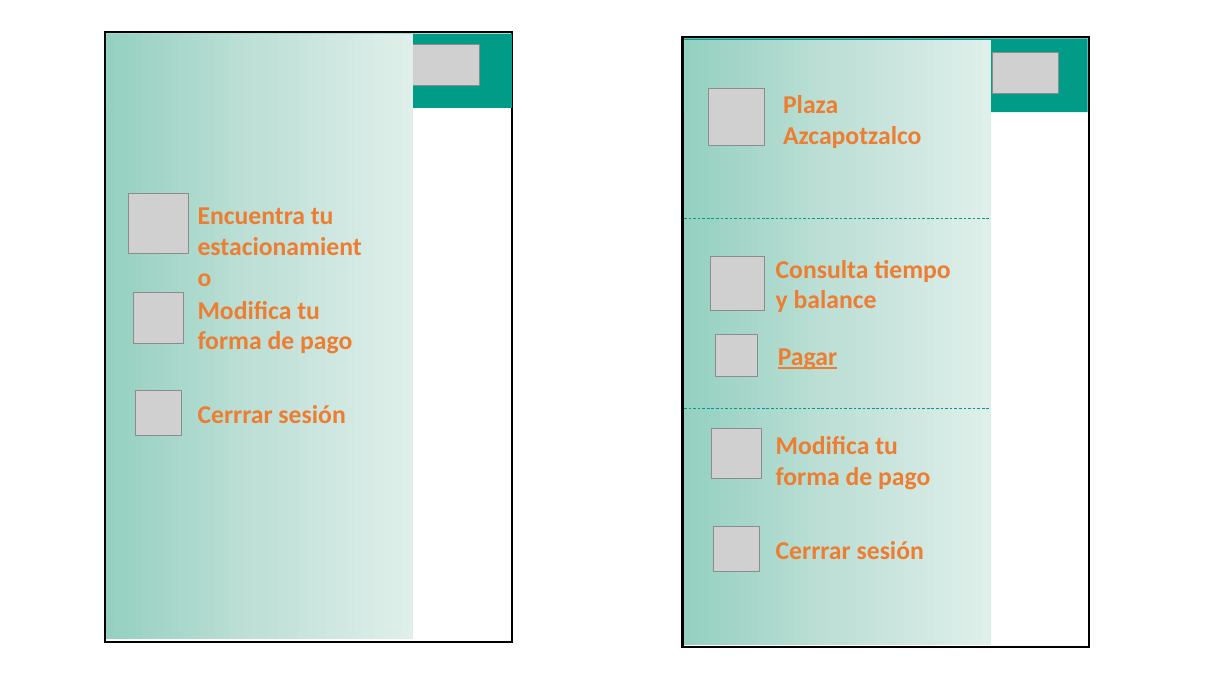
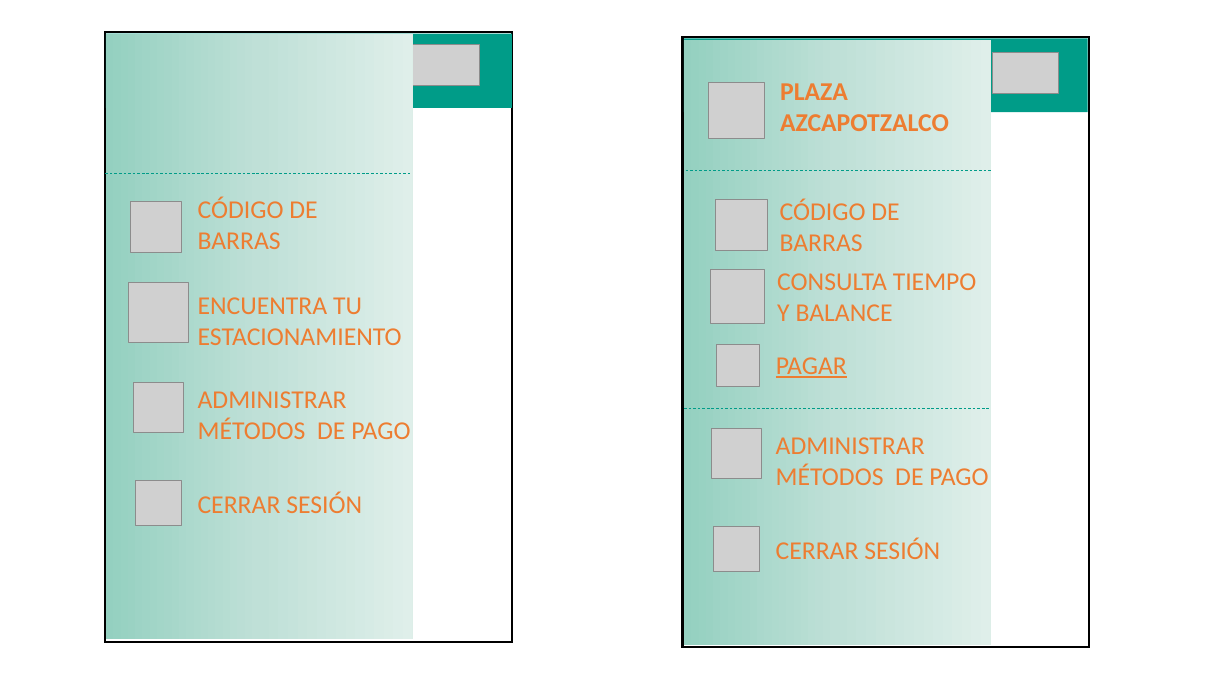
Before and after one commit to ajbeem/iotserver, a slide deck: slide 11 of documentation/MapaNavegacion.pptm (slide 9 before the commit). Drawn at 1232x693 pixels with LibreOffice and Linux fonts; fonts in the diff are those of the drawing; grey boxes stand for pictures. Boxes give left, top, right and bottom in pixels: in the first picture for what was removed or moved away, otherwise in the second. Text is boxed around its words. In the diff, an @@ line names an element or a change of style, - is before the commit and + after.

```diff
--- a/documentation/MapaNavegacion.pptm
+++ b/documentation/MapaNavegacion.pptm
@@ picture: place and size @@
-picture at [708,89,764,145]
+picture at [708,82,764,139]
@@ rectangle removed at [715,85,755,91] @@
@@ text at [780,83,949,131]: text changed @@
-Plaza Azcapotzalco
+PLAZA AZCAPOTZALCO
@@ line added from (105, 173) to (412, 173), #009C88 0.5 pt dashed @@
@@ line moved from (684, 218) - (991, 218) to (686, 170) - (993, 170) @@
@@ picture added at [130,201,181,252] @@
@@ text added at [198,197,317,249], 20 pt, text #ED7D31 @@
+CÓDIGO DE BARRAS
@@ picture added at [716,199,767,250] @@
@@ text added at [780,200,899,251], 20 pt, text #ED7D31 @@
+CÓDIGO DE BARRAS
@@ text at [198,297,402,345]: text changed; bold off @@
-Encuentra tu estacionamiento
+ENCUENTRA TU ESTACIONAMIENTO
@@ picture: place and size @@
-picture at [711,256,765,311]
+picture at [711,270,765,324]
@@ text at [777,273,977,321]: text changed; bold off @@
-Consulta tiempo y balance
+CONSULTA TIEMPO Y BALANCE
@@ picture: place and size @@
-picture at [715,334,758,376]
+picture at [717,345,760,387]
@@ text at [776,357,847,378]: text changed; bold off @@
-Pagar
+PAGAR
@@ text at [198,391,410,439]: text changed; bold off @@
-Modifica tu forma de pago
+ADMINISTRAR MÉTODOS DE PAGO
@@ text at [776,437,988,485]: text changed; bold off @@
-Modifica tu forma de pago
+ADMINISTRAR MÉTODOS DE PAGO
@@ 3 pictures: place and size @@
-3 pictures at [128,193,189,436]
+3 pictures at [128,283,189,526]
@@ text at [198,492,362,513]: text changed; bold off @@
-Cerrrar sesión
+CERRAR SESIÓN
@@ text at [776,538,940,559]: text changed; bold off @@
-Cerrrar sesión
+CERRAR SESIÓN
```
Also in this commit, not shown: 6 other slides changed, 12 slides added.
